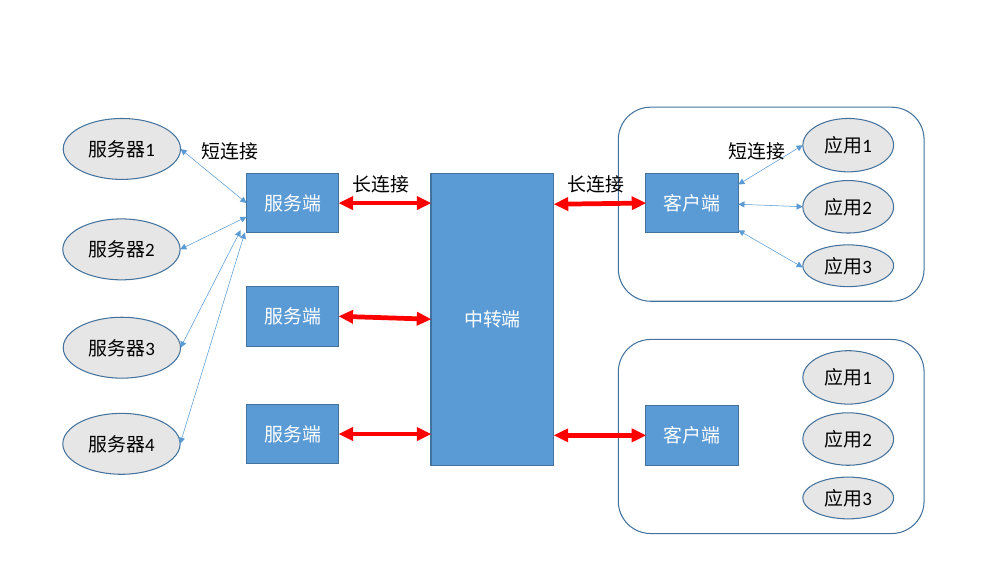
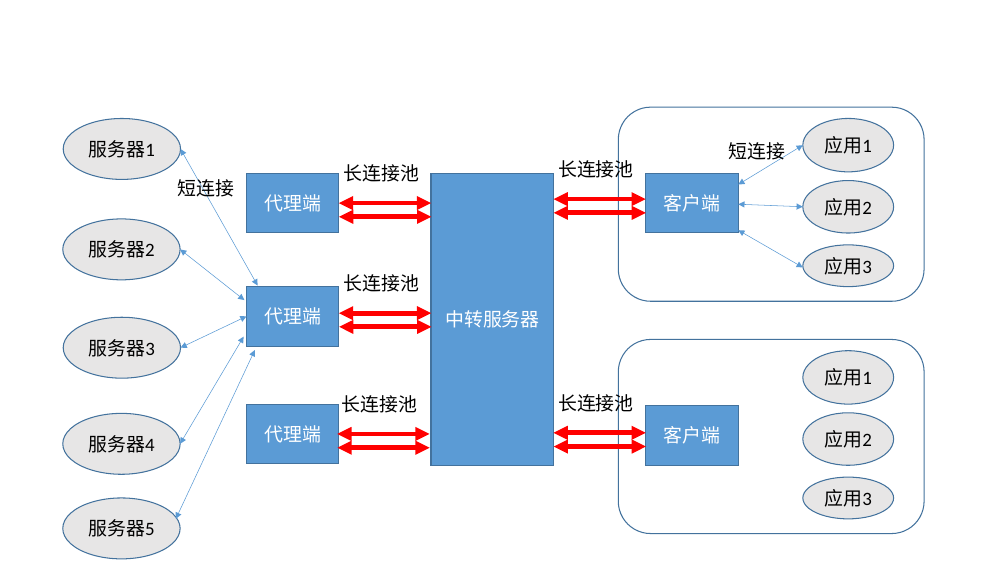
Before and after one commit to forefive003/socksvpn, a slide deck: slide 1 of 示意图.pptx. Drawn at 1008x567 pixels with LibreOffice and Linux fonts; fonts in the diff are those of the drawing. Boxes give left, top, right and bottom in pixels: in the first picture for what was removed or moved away, otherwise in the second. Text is boxed around its words. In the diff, an @@ line names an element or a change of style, - is before the commit and + after.

```diff
--- a/示意图.pptx
+++ b/示意图.pptx
@@ double arrow moved from (181, 149) - (247, 203) to (181, 149) - (258, 286) @@
@@ text "短连接" rewrapped from (201, 142, 258, 160) to (178, 176, 235, 201) @@
@@ text at (343, 164, 419, 182): text changed @@
-长连接
+长连接池
@@ text at (558, 157, 634, 182): text changed @@
-长连接
+长连接池
@@ text in rectangle at (264, 194, 321, 212): text changed @@
-服务端
+代理端
@@ double arrow added from (340, 217) to (431, 217), #FF0000 4.5 pt @@
@@ double arrow added from (554, 213) to (646, 213), #FF0000 4.5 pt @@
@@ double arrow moved from (180, 250) - (247, 217) to (180, 250) - (244, 300) @@
@@ text added at (344, 274, 420, 292), 18 pt, text #000000 @@
+长连接池
@@ double arrow moved from (181, 348) - (240, 230) to (181, 348) - (247, 316) @@
@@ text in rectangle at (264, 307, 321, 325): text changed @@
-服务端
+代理端
@@ 3 double arrows: place and size @@
-3 double arrows at (339, 203, 646, 436)
+3 double arrows at (339, 199, 646, 433)
@@ double arrow added from (340, 327) to (432, 327), #FF0000 4.5 pt @@
@@ text in rectangle at (445, 310, 539, 328): text changed @@
-中转端
+中转服务器
@@ double arrow added from (176, 519) to (255, 350), #5B9BD5 0.5 pt @@
@@ double arrow moved from (180, 444) - (245, 233) to (180, 444) - (243, 337) @@
@@ text added at (342, 395, 418, 413), 18 pt, text #000000 @@
+长连接池
@@ text added at (558, 390, 634, 415), 18 pt, text #000000 @@
+长连接池
@@ text in rectangle at (264, 425, 321, 443): text changed @@
-服务端
+代理端
@@ double arrow added from (337, 448) to (430, 448), #FF0000 4.5 pt @@
@@ double arrow added from (554, 447) to (646, 447), #FF0000 4.5 pt @@
@@ ellipse added at (63, 498, 180, 560), fill #E7E6E6, outline #43739E 1 pt, 18 pt, text #000000 @@
+服务器5
```
Also in this commit, not shown: 7 other files.
